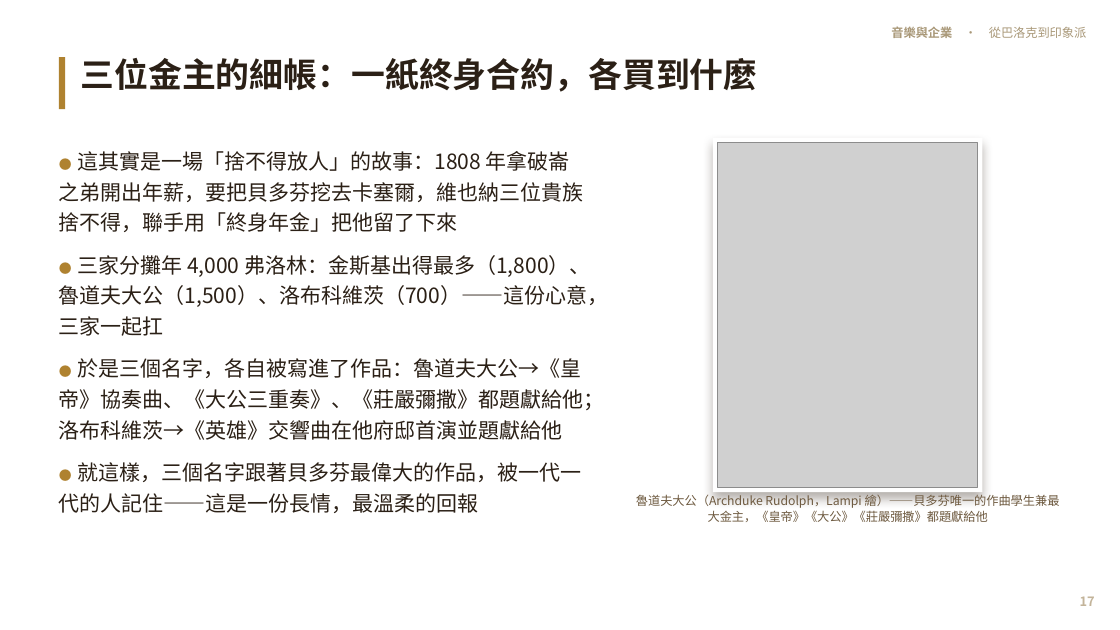
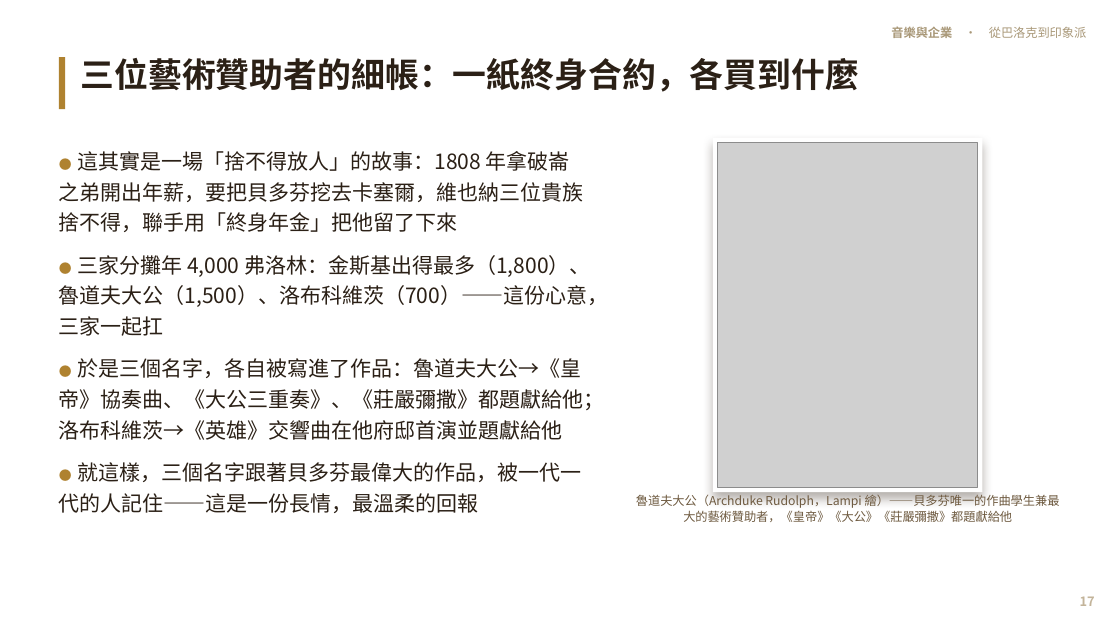
Before and after one commit to kblab2024/music-business-lecture, a slide deck: slide 17 of docs/downloads/音樂與企業-投影片.pptx. Drawn at 1120x630 pixels with LibreOffice and Linux fonts; fonts in the diff are those of the drawing; grey boxes stand for pictures. Boxes give left, top, right and bottom in pixels: in the first picture for what was removed or moved away, otherwise in the second. Text is boxed around its words. In the diff, an @@ line names an element or a change of style, - is before the commit and + after.

```diff
--- a/docs/downloads/音樂與企業-投影片.pptx
+++ b/docs/downloads/音樂與企業-投影片.pptx
@@ text at (81,58,859,92): text changed @@
-三位金主的細帳：一紙終身合約，各買到什麼
+三位藝術贊助者的細帳：一紙終身合約，各買到什麼
@@ text at (636,492,1060,522): text changed @@
-魯道夫大公（Archduke Rudolph，Lampi 繪）——貝多芬唯一的作曲學生兼最大金主，《皇帝》《大公》《莊嚴彌撒》都題獻給他
+魯道夫大公（Archduke Rudolph，Lampi 繪）——貝多芬唯一的作曲學生兼最大的藝術贊助者，《皇帝》《大公》《莊嚴彌撒》都題獻給他
```
Also in this commit, not shown: 13 other slides changed, 7 other files.
